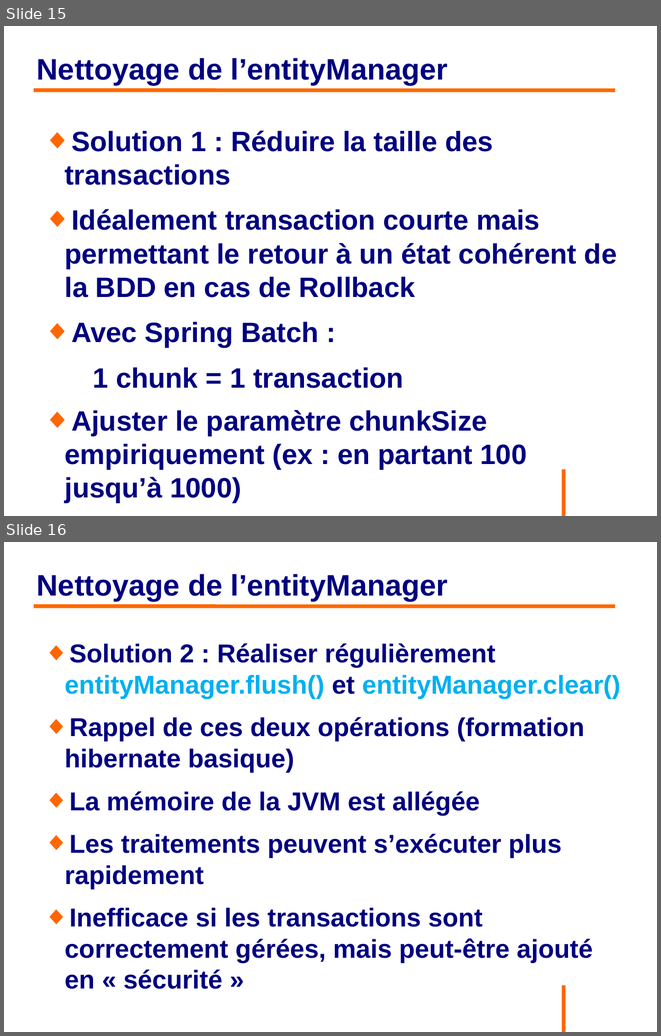
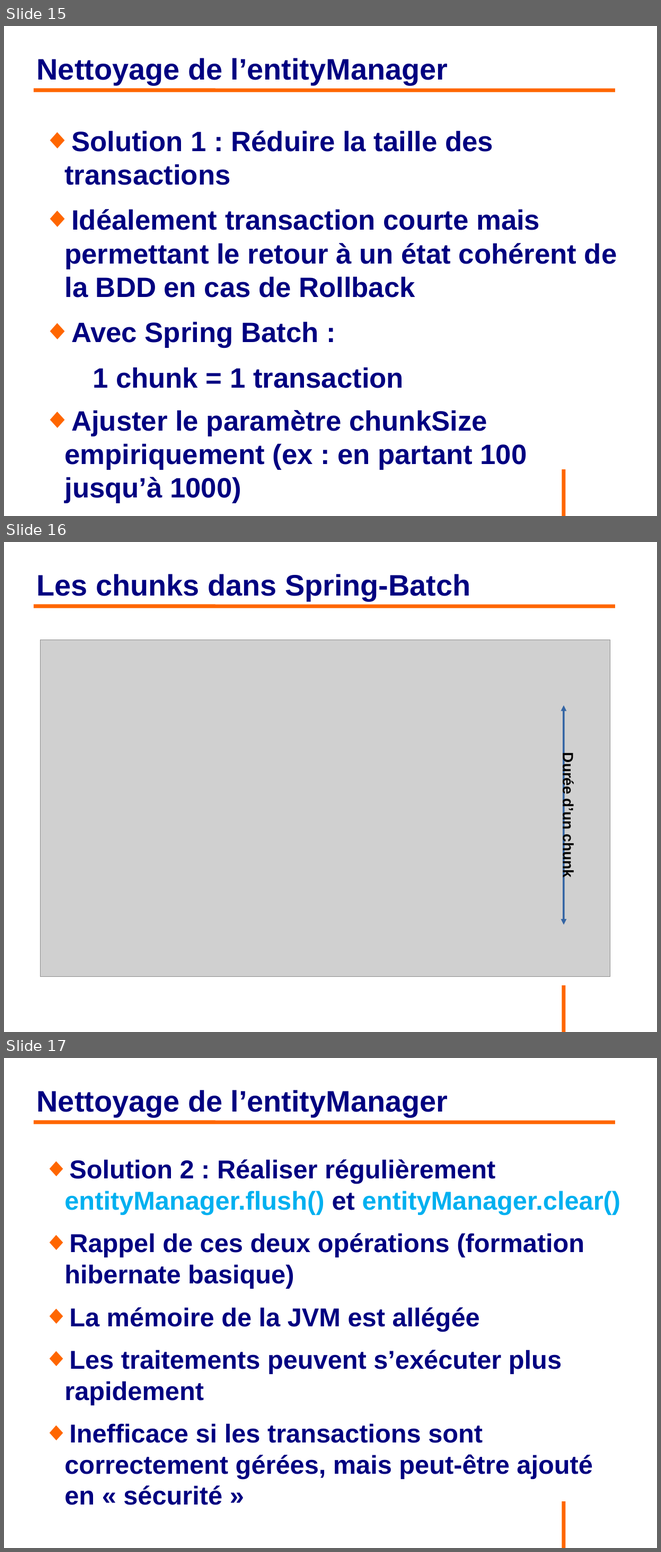
Before and after one commit to philphils/formation-hibernate-avancee, a slide deck: Documentation/diapo_formation_hibernate_avancee.odp. Shown one above the other, each under a label of ours: slides 15 and 16 before the commit, slides 15, 16 and 17 after it. The pictures are 661x1036 and 661x1552 pixels, drawn with LibreOffice and Linux fonts; fonts in the diff are those of the drawing; grey boxes stand for pictures; background and template pictures are left out. Boxes give left, top, right and bottom in pixels: in the first picture for what was removed or moved away, otherwise in the second. Text is boxed around its words. In the diff, an @@ line names an element or a change of style, - is before the commit and + after.

```diff
--- a/Documentation/diapo_formation_hibernate_avancee.odp
+++ b/Documentation/diapo_formation_hibernate_avancee.odp
@@ slide 16 added at [4,542,657,1032], background #FFFFFF; not listed: 1 template element that a slide beside it also shows @@
@@ title added at [37,574,470,601], 36 pt, text #000080, bold @@
+Les chunks dans Spring-Batch
@@ line added from (34, 606) to (616, 606), #FF6600 4.54 pt @@
@@ picture added at [40,640,610,976] @@
@@ line added at [564,706,564,925], outline #3465A4 2.3 pt, 18 pt, text #000000, bold @@
+Durée d’un chunk
@@ what was slide 16 is now slide 17 @@
```
Also in this commit, not shown: 2 slides changed.
